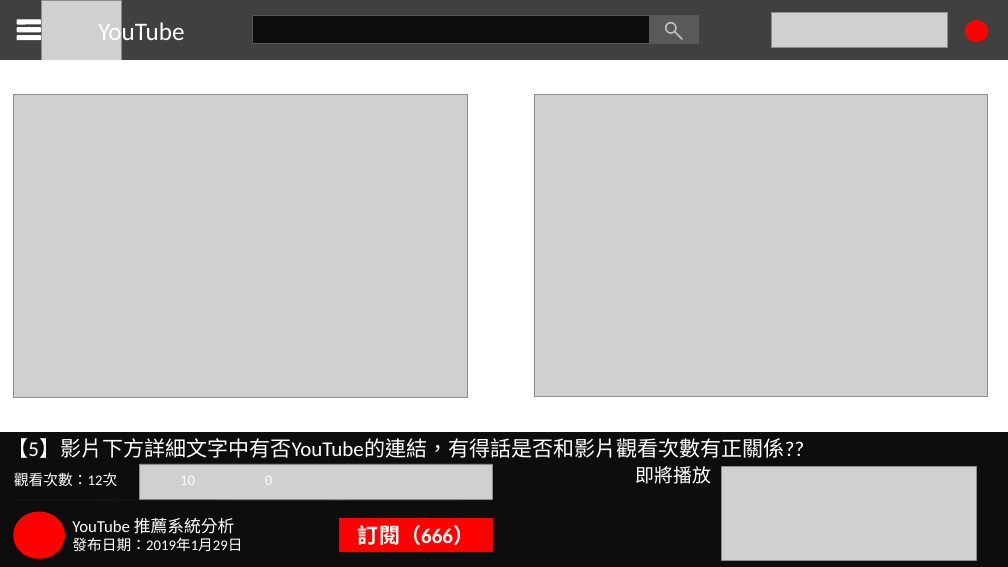
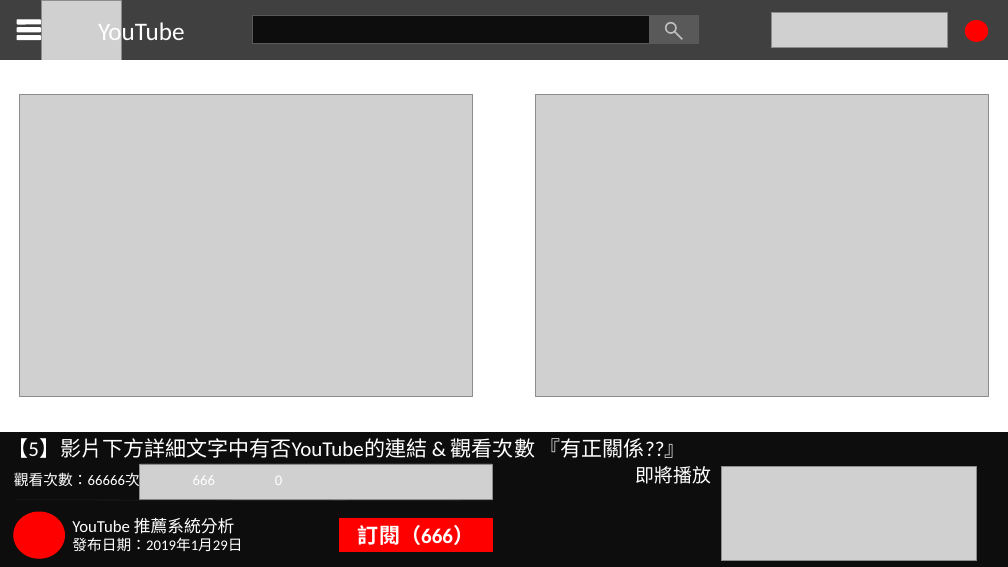
Before and after one commit to jasonSU85323/UTaipei_DataScience, a slide deck: slide 7 of Youtube analysis/ppt/black.pptx. Drawn at 1008x567 pixels with LibreOffice and Linux fonts; fonts in the diff are those of the drawing; grey boxes stand for pictures. Boxes give left, top, right and bottom in pixels: in the first picture for what was removed or moved away, otherwise in the second. Text is boxed around its words. In the diff, an @@ line names an element or a change of style, - is before the commit and + after.

```diff
--- a/Youtube analysis/ppt/black.pptx
+++ b/Youtube analysis/ppt/black.pptx
@@ picture: place and size @@
-picture at box(14, 95, 467, 397)
+picture at box(19, 95, 473, 397)
@@ text at box(7, 438, 686, 458): text changed @@
-【5】影片下方詳細文字中有否YouTube的連結，有得話是否和影片觀看次數有正關係??
+【5】影片下方詳細文字中有否YouTube的連結 & 觀看次數 『有正關係??』
@@ text at box(14, 470, 282, 489): text changed @@
-觀看次數：12次 10 0
+觀看次數：66666次 666 0
```
Also in this commit, not shown: 8 other slides changed, 1 slide removed, 2 other files.
